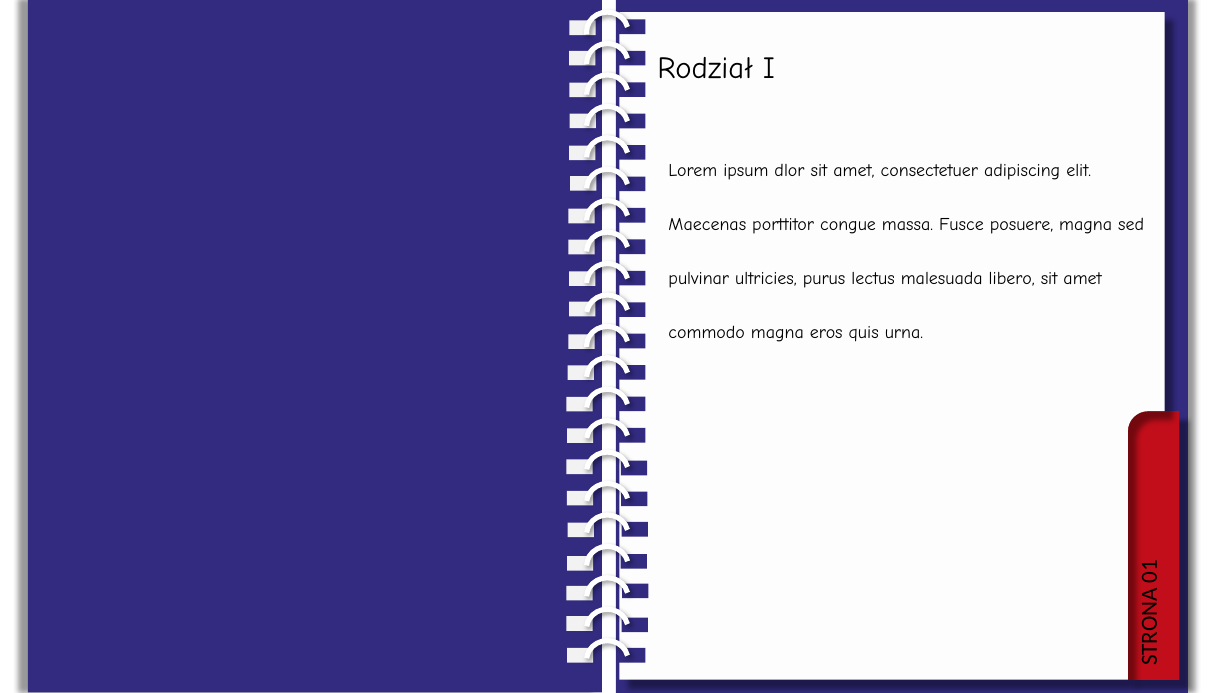
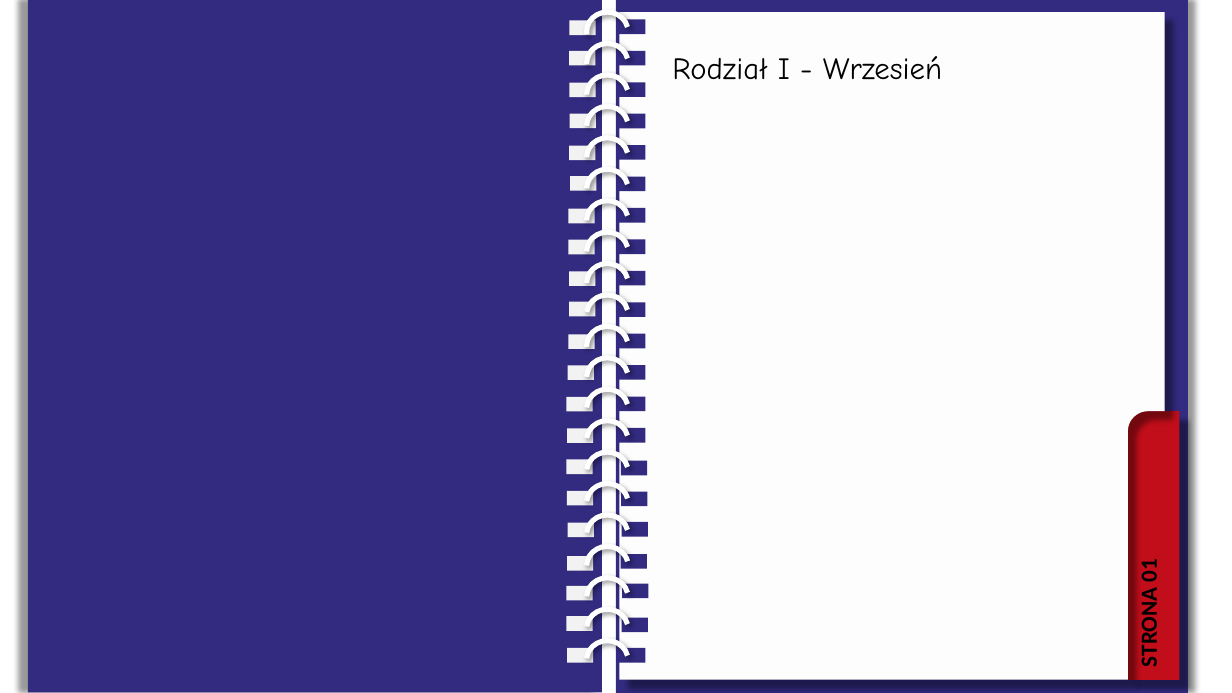
Before and after one commit to julkot1/slo, a slide deck: slide 2 of prez1.pptx. Drawn at 1232x693 pixels with LibreOffice and Linux fonts; fonts in the diff are those of the drawing. Boxes give left, top, right and bottom in pixels: in the first picture for what was removed or moved away, otherwise in the second. Text is boxed around its words. In the diff, an @@ line names an element or a change of style, - is before the commit and + after.

```diff
--- a/prez1.pptx
+++ b/prez1.pptx
@@ text at (x1=672, y1=56, x2=942, y2=80): text changed @@
-Rodział I
+Rodział I - Wrzesień
@@ text removed at (x1=668, y1=164, x2=1144, y2=342) @@
-Lorem ipsum dlor sit amet, consectetuer adipiscing elit. Maecenas porttitor congue massa. Fusce posuere, magna sed pulvinar ultricies, purus lectus malesuada libero, sit amet commodo magna eros quis urna.
@@ text "STRONA 01" at (x1=1135, y1=561, x2=1163, y2=665): bold on @@
```
Also in this commit, not shown: 2 other slides changed, 1 other file.
